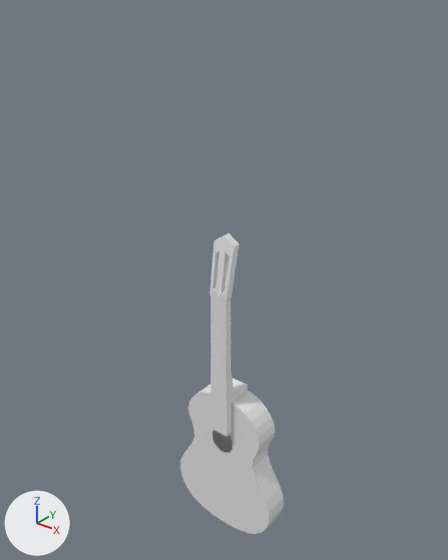
A saved change to the Blender file CreatedAssets/Camera da letto protagonista/Chitarra/Guitar.blend.
Rendered twice from a 50 mm camera at (18.6, -22.2, 22.0) aimed at (-0.6, 1.9, 7.1). The axes (+X, +Y, +Z) are drawn at lower left. The lights are the same throughout.
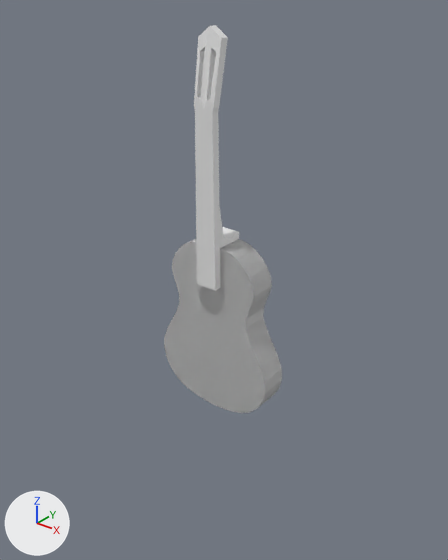
Changed parts and their boxes [x1, y1, x2, y2] in the pictures (448 x 560 px):
'Plane', reshaped, moved (213% wider, 91% taller)
    before: [210, 233, 247, 436]
    after: [164, 25, 282, 413]
'Cube', deleted
    before: [180, 384, 284, 534]
part 1 of me_plane, added
    after: [167, 245, 270, 410]
part 2 of me_plane, added
    after: [164, 239, 282, 413]

The change, as a diff of the scene's bpy script:
```diff
--- a/CreatedAssets/Camera da letto protagonista/Chitarra/Guitar.blend.py
+++ b/CreatedAssets/Camera da letto protagonista/Chitarra/Guitar.blend.py
@@ me_plane @@
 # used by ob_plane; location = (0.03, 1.0, -1.04); rotation_euler = (1.571, 0.0, 0.0), in degrees (90, 0, 0)
-me_plane.from_pydata(...)  # 69 vertices, 70 faces; spans x -0.67..0.67, y -1.28..11.16, z -1.58..0.42
+me_plane.from_pydata(...)  # 1223 vertices, 1156 faces, 1 loose edge; spans x -3.64..3.58, y -8.91..11.16, z -1.58..0.42
+# me_plane part 1: a new loose piece of 576 vertices spanning x -3.64..3.58, y -8.91..0.91, z -1.58..0.0
+# me_plane part 2: a new loose piece of 576 vertices spanning x -3.64..3.58, y -8.91..0.91, z -1.58..0.0
@@ ob_plane @@
 ob_plane = bpy.data.objects.new('Plane', me_plane)
-ob_plane.location = (0.03, 1.0, -1.04)
+ob_plane.location = (0.03, 0.02, 8.99)
 ob_plane.rotation_euler = (1.571, 0.0, 0.0)  # degrees (90, 0, 0)
@@ ob_cube @@
-ob_cube = bpy.data.objects.new('Cube', me_cube_001)
-ob_cube.location = (-0.03, 0.0, -4.91)
-ob_cube.scale = (1.0, 1.0, 4.74)
```
